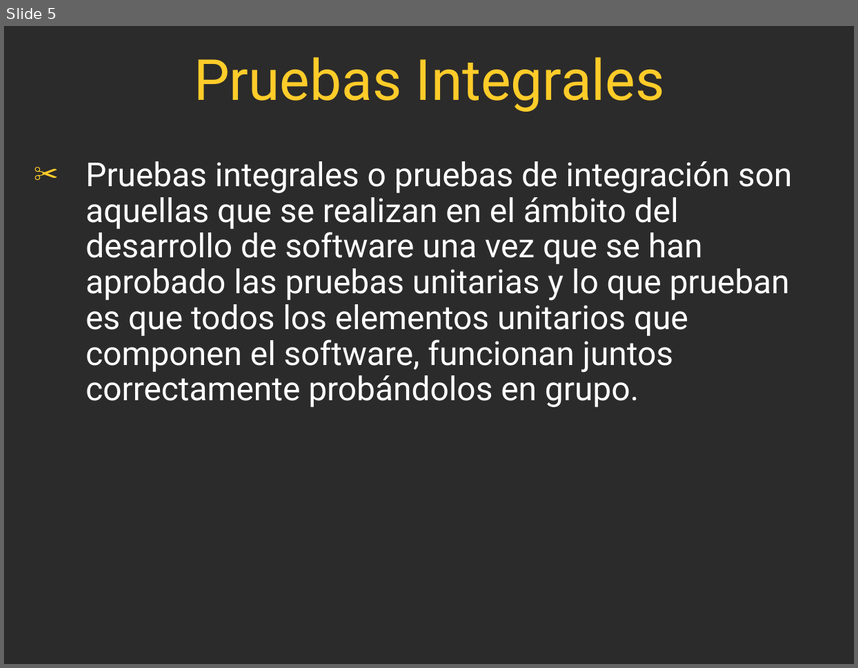
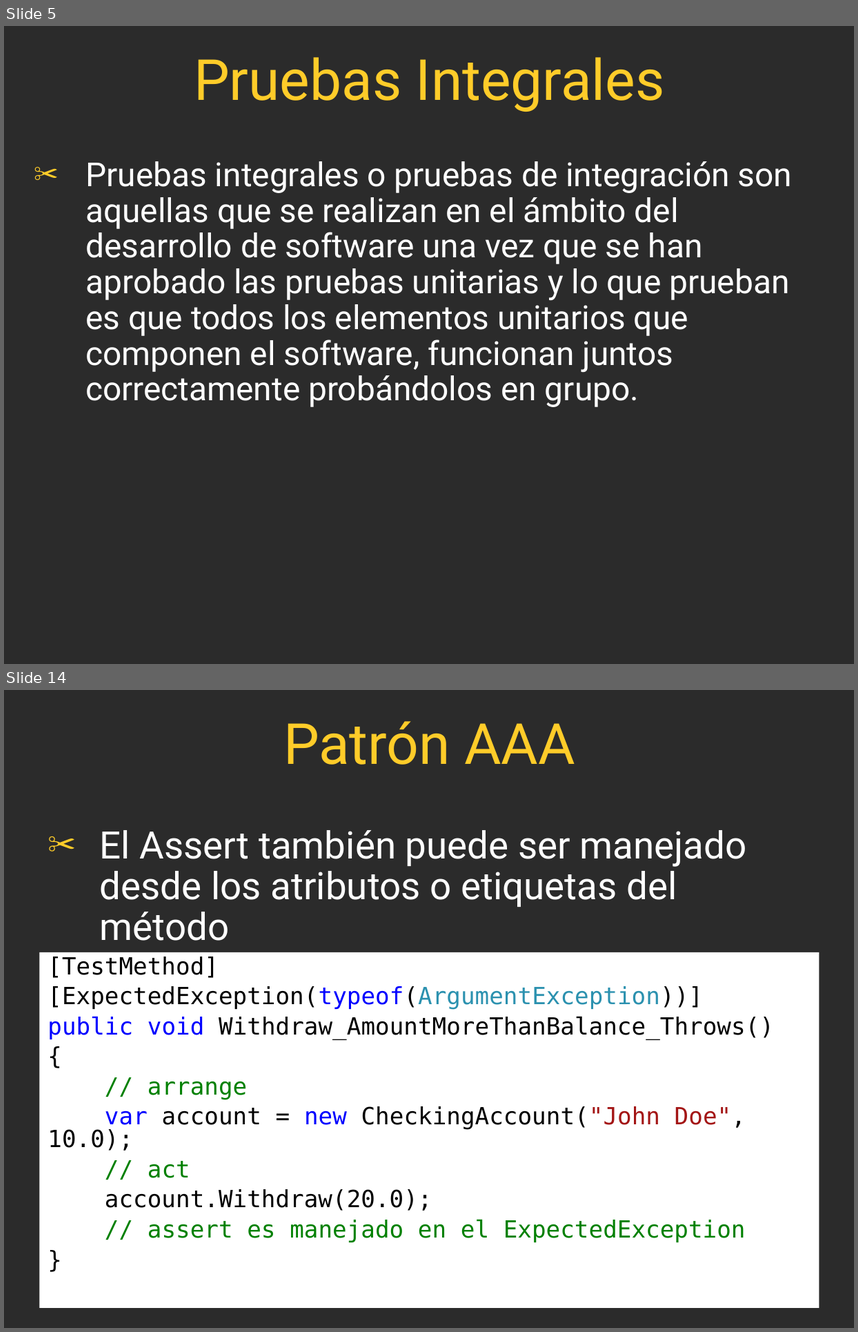
Before and after one commit to FedeDavila1984/utn_prog_y_lab_II, a slide deck: PPTs/ProgramacionII_Clase_16-2017.ppt. Shown one above the other, each under a label of ours: slide 5 before the commit, slides 5 and 14 after it; the slides between them are not shown. The pictures are 858x668 and 858x1332 pixels, drawn with LibreOffice and Linux fonts; fonts in the diff are those of the drawing; background and template pictures are left out; a plain dark background stands for a picture behind light text. Boxes give left, top, right and bottom in pixels: in the first picture for what was removed or moved away, otherwise in the second. Text is boxed around its words. In the diff, an @@ line names an element or a change of style, - is before the commit and + after.

```diff
--- a/PPTs/ProgramacionII_Clase_16-2017.ppt
+++ b/PPTs/ProgramacionII_Clase_16-2017.ppt
@@ slide 14 added at <box>4,690,854,1328</box>, background picture (left out) @@
@@ title added at <box>283,721,575,765</box>, 48 pt, text #FFCC29 @@
+Patrón AAA
@@ text added at <box>100,830,747,940</box>, 32 pt, text #FFFFFF @@
+✂ El Assert también puede ser manejado desde los atributos o etiquetas del método
@@ rectangle added at <box>40,952,819,1307</box>, fill #FFFFFF, 20 pt, text #000000 @@
+[TestMethod]
+[ExpectedException(typeof(ArgumentException))]
+public void Withdraw_AmountMoreThanBalance_Throws()
+{
+// arrange
+var account = new CheckingAccount("John Doe", 10.0);
+// act
+account.Withdraw(20.0);
+// assert es manejado en el ExpectedException
+}
```
Also in this commit, not shown: 3 slides changed, 9 other slides added, 41 other files.
